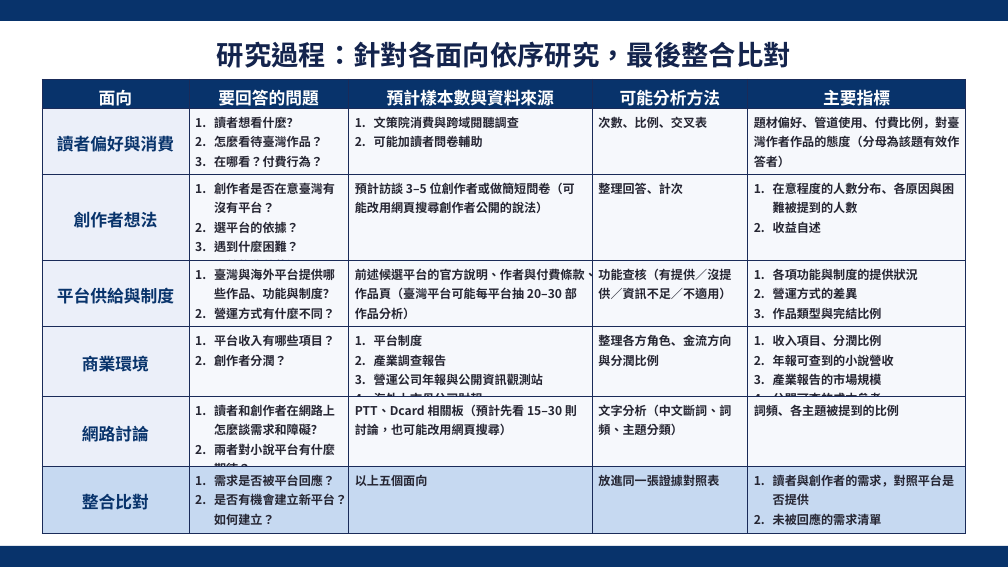
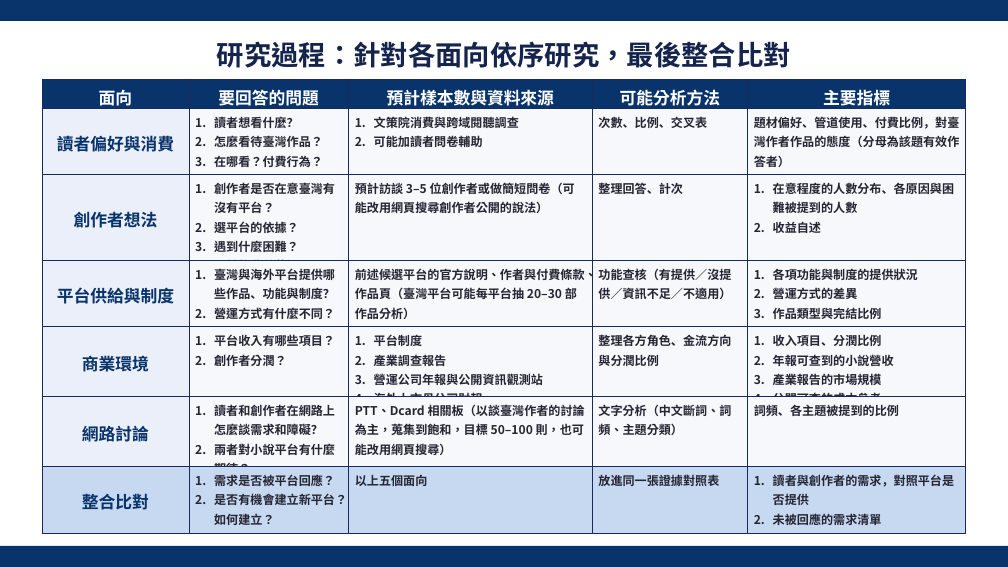
Before and after one commit to tanyangbrocks/Novel-preference, a slide deck: slide 2 of 原創小說平台研究_三頁規劃簡報_v1.4.pptx. Drawn at 1008x567 pixels with LibreOffice and Linux fonts; fonts in the diff are those of the drawing. Boxes give left, top, right and bottom in pixels: in the first picture for what was removed or moved away, otherwise in the second. Text is boxed around its words. In the diff, an @@ line names an element or a change of style, - is before the commit and + after.

```diff
--- a/原創小說平台研究_三頁規劃簡報_v1.4.pptx
+++ b/原創小說平台研究_三頁規劃簡報_v1.4.pptx
@@ table at [42, 79, 966, 530] @@
-row 6, column 3: PTT、Dcard 相關板（預計先看 15–30 則討論，也可能改用網頁搜尋）
+row 6, column 3: PTT、Dcard 相關板（以談臺灣作者的討論為主，蒐集到飽和，目標 50–100 則，也可能改用網頁搜尋）
```
Also in this commit, not shown: 2 other files.
